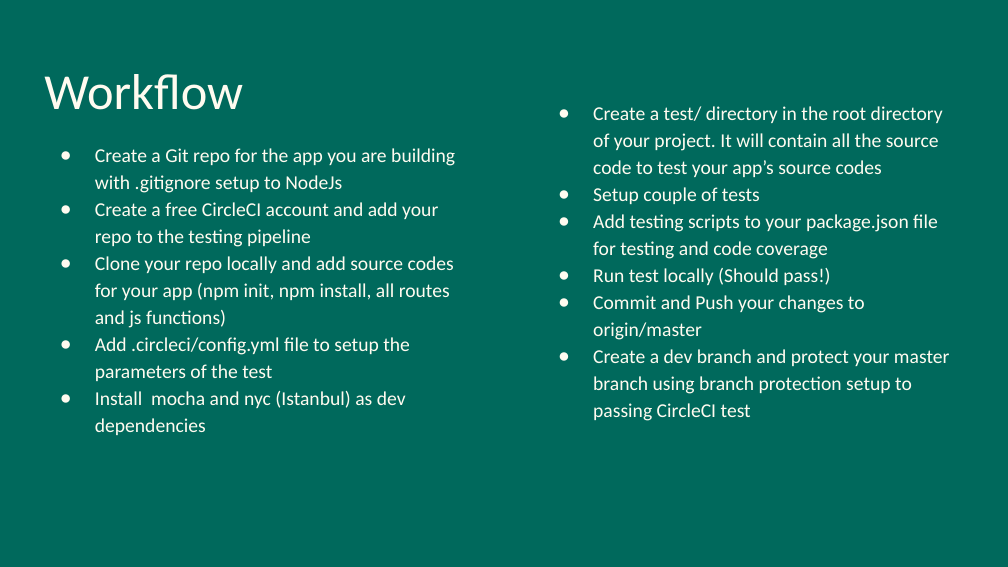
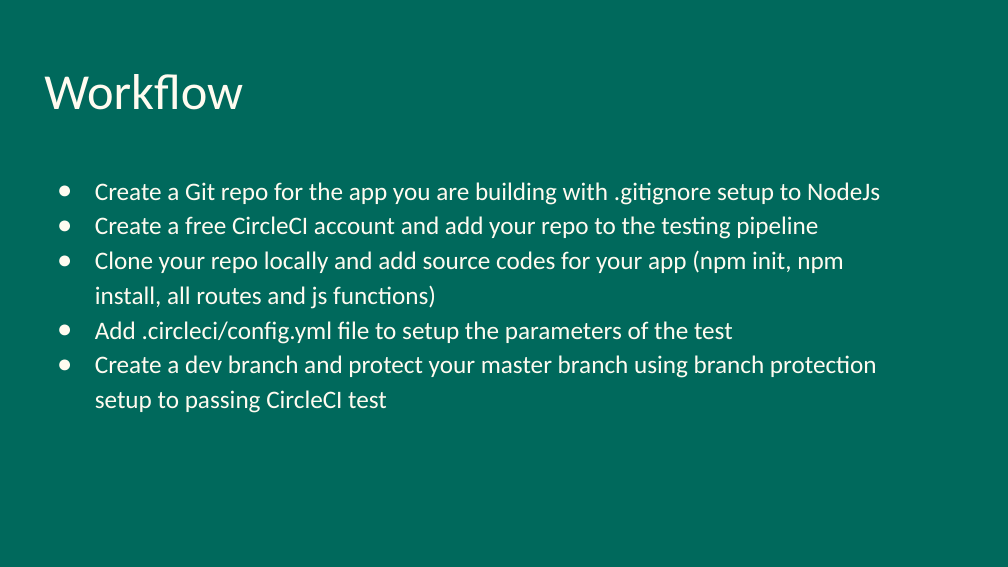
Before and after one commit to ERUD1T3/Mocha-Testing-CI, a slide deck: slide 5 of docs/Mocha - Istanbul - Git - CircleCI.pptx (slide 6 before the commit). Drawn at 1008x567 pixels with LibreOffice and Linux fonts; fonts in the diff are those of the drawing. Boxes give left, top, right and bottom in pixels: in the first picture for what was removed or moved away, otherwise in the second. Text is boxed around its words. In the diff, an @@ line names an element or a change of style, - is before the commit and + after.

```diff
--- a/docs/Mocha - Istanbul - Git - CircleCI.pptx
+++ b/docs/Mocha - Istanbul - Git - CircleCI.pptx
@@ text removed at box(593, 106, 950, 421) @@
-● Create a test/ directory in the root directory of your project. It will contain all the source code to test your app’s source codes
-● Setup couple of tests
-● Add testing scripts to your package.json file for testing and code coverage
-● Run test locally (Should pass!)
-● Commit and Push your changes to origin/master
-● Create a dev branch and protect your master branch using branch protection setup to passing CircleCI test
@@ text "Create a Git repo for ...": place and size @@
-text "Create a Git repo for ..." at box(95, 148, 455, 435)
+text "Create a Git repo for ..." at box(95, 182, 880, 413)
@@ text at box(95, 182, 880, 344): size 14 to 18 pt in "Create a Git repo for the app ...", "Create a free CircleCI account and add ...", "Clone your repo locally and add source ...", "Add .circleci/config.yml file to setup the parameters ..."; indent changed @@
@@ text at box(95, 355, 877, 413): text changed; size 14 to 18 pt @@
-● Install mocha and nyc (Istanbul) as dev dependencies
+● Create a dev branch and protect your master branch using branch protection setup to passing CircleCI test
```
Also in this commit, not shown: 2 other slides changed, 3 slides added, 11 other files.
